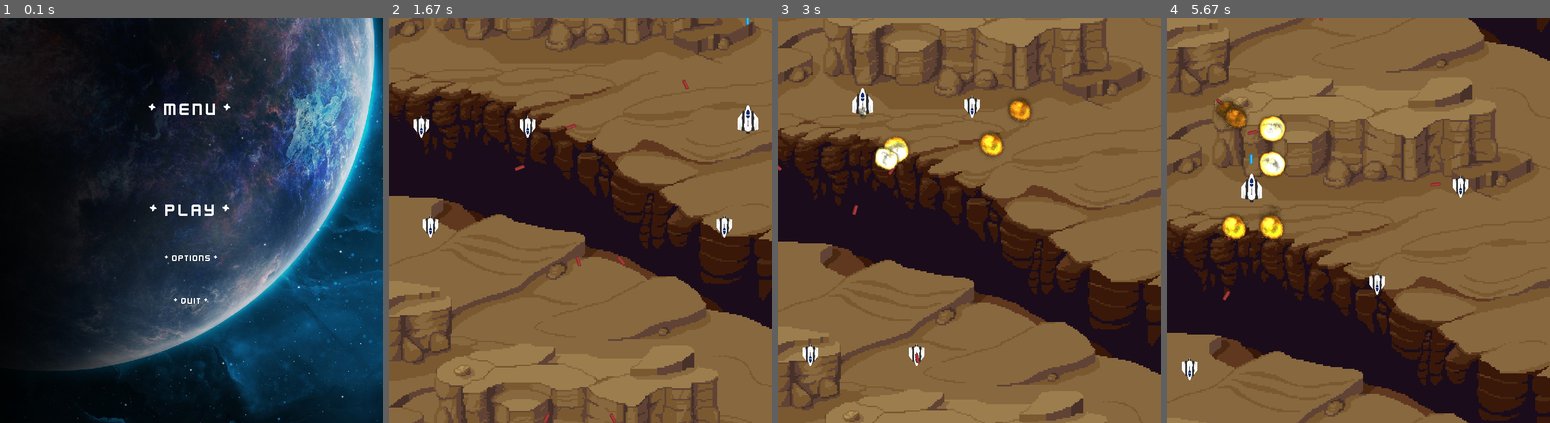
Above: before the commit, frames 1-4 (left to right).
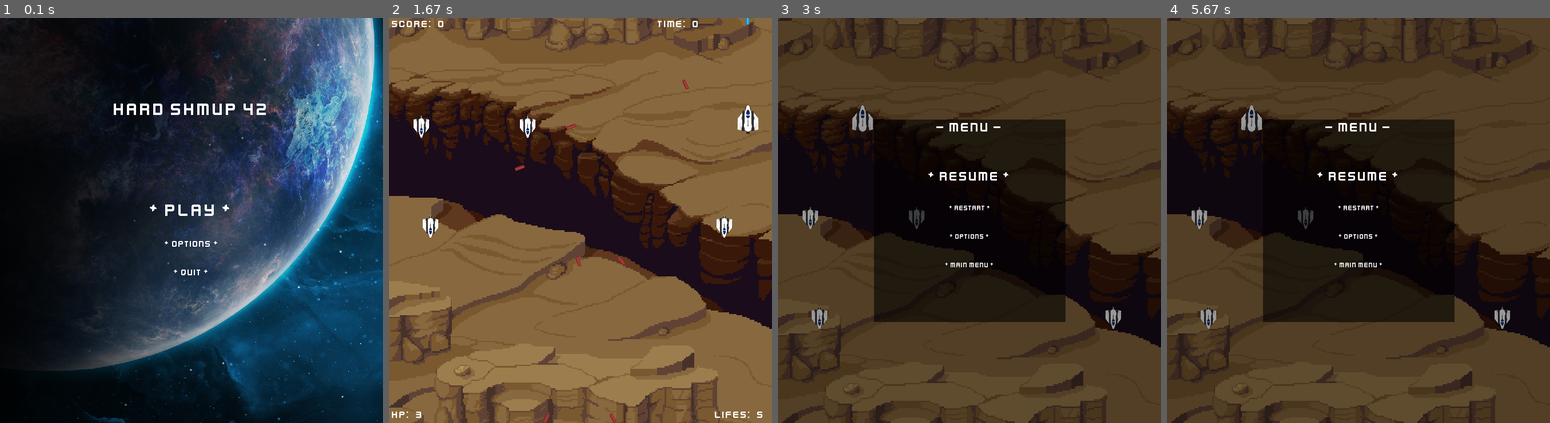
Above: after the commit, the same moments.

Repository: 2ndcouteau/Py_shmup
Game: pygame game, started from srcs/main.py
Same seed, same stepped clock (60 frames per second), same inputs: the game is played once before the commit and once after it.
Inputs:
- Up to frame 1 (0.1 s): no input
- Up to frame 2 (1.67 s): tap Enter at 0.33 s; hold Up 0.67-1.13 s; hold Right 1.17-1.63 s; tap Space at 1.23, 1.53 s
- Up to frame 3 (3 s): hold Left 1.67-2.2 s; tap Space at 1.73, 2.03, 2.3, 2.63 s; hold Down 2.23-2.53 s; tap E at 2.38 s; hold Up 2.57-2.93 s; hold Down from 2.97 s (still down)
- Up to frame 4 (5.67 s): tap Space at 3.03, 3.43, 3.77, 4.1, 4.5, 4.9, 5.23, 5.57 s; release Down at 3.33 s; hold Up 3.37-3.67 s; tap E at 3.52, 4.58, 5.65 s; hold Down 3.7-4 s; hold Up 4.03-4.4 s; hold Down 4.43-4.8 s; hold Up 4.83-5.13 s; hold Down 5.17-5.47 s; hold Up from 5.5 s (still down)

The runs differ from the first frame. In frame 1, 0.8% of the frame differs, in the area x 29-70%, y 21-71%; in frame 2, 0.3%; in frame 3, 81%; in frame 4, 90%, in the area x 0-100%, y 0-100%.

Commit message:
[ADD] Layout Game OK - hp, life, time, score [NEED] Manage back-end game layout - Partial actually [NEED] Manage death correctly

Diff:
--- a/srcs/class_Entities.py
+++ b/srcs/class_Entities.py
@@ -10,3 +10,6 @@
 		self.life = _life
 		self.speed = _speed
 		self.type = _type
+
+		self.score = 0
+		self.time = 0
--- a/srcs/class_Game.py
+++ b/srcs/class_Game.py
@@ -13,7 +13,7 @@
 from class_Enemy		import Enemy
 from class_Background	import Level_background, Level_menu_background, Main_menu_background
 # from class_Text			import Level_text, Level_menu_text, Main_menu_text
-from class_Text			import Text_main_menu, Text_level_menu
+from class_Text			import Text_main_menu, Text_level_menu, Text_game_level
 
 from constants			import (X_WINDOW,
 								Y_WINDOW,
@@ -71,14 +71,13 @@
 
 
 		self.sound_explosion = pygame.mixer.Sound(os.path.join(media_folder, 'explosion42.wav'))
-
 		self.sound_shoot = pygame.mixer.Sound(os.path.join(media_folder, 'laser51.wav'))
 
 		# self.music_channel_level = pygame.mixer.Channel(0)
 		# self.music_channel_main_menu = pygame.mixer.Channel()
 
 		music.load(os.path.join(media_folder, 'main_menu_music.wav'))
-		music.set_volume(0.05)
+		music.set_volume(0.5)
 		music.play(-1)
 
 		# self.music_level = pygame.mixer.Sound(os.path.join(media_folder, 'game_music.wav'))
@@ -129,6 +128,7 @@
 		# Level_menu_text(self, "** Main menu **", (self.level_menu_backgrounds[1].rect.x, 0), cx=True)
 		self.text_main_menu = Text_main_menu()
 		self.text_level_menu = Text_level_menu()
+		self.text_game_level = Text_game_level(self)
 		# Main_menu_text(self, "* Menu *", (X_WINDOW / 2, Y_WINDOW /2), cx=True)
 
 		# self.neutrals = []
@@ -178,6 +178,7 @@
 		# Check the list of collisions.
 		for hit in collide_list:
 			print("Collide Player Shoots with Enemies !")
+			self.player.score += 17
 			Explosion(self, hit.rect.center, randint(1, 2))
 
 
--- a/srcs/class_Layout.py
+++ b/srcs/class_Layout.py
@@ -43,6 +43,7 @@
 				# update() is faster than flip()
 			# pygame.display.update(g.all_sprites_list)
 
+		g.text_game_level.draw_text(g.window)
 		pygame.display.flip()
 
 	def draw_level_menu_sprites(self, g):
--- a/srcs/class_Player.py
+++ b/srcs/class_Player.py
@@ -10,13 +10,14 @@
 							Y_WINDOW,
 							IMG_PLAYER,
 							PLAYER_HP,
+							PLAYER_LIFES,
 							ALLIES,
 							PLAYER_SHOOT_FREQUENCY)
 
 class Player(Entities):
 
 	def __init__(self, g):
-		Entities.__init__(self, _hp = PLAYER_HP, _life = 3, _speed = 15, _type = ALLIES)
+		Entities.__init__(self, _hp = PLAYER_HP, _life = PLAYER_LIFES, _speed = 15, _type = ALLIES)
 		self.name = "Player"
 
 		self.timer = 0
--- a/srcs/class_Text.py
+++ b/srcs/class_Text.py
@@ -4,18 +4,12 @@
 import pygame
 from pygame.locals	import *
 
-from constants			import (Y_WINDOW,
-								X_WINDOW,
+from constants			import (Y_WINDOW, X_WINDOW,
 								FONT,
-								GAME,
-								MAIN_MENU,
-								LEVEL_MENU,
-								WHITE,
-								BLACK,
-								RED,
-								GREEN,
-								BLUE,
-								YELLOW)
+								GAME, MAIN_MENU, LEVEL_MENU,
+								WHITE, BLACK, RED, GREEN, BLUE, YELLOW,
+								POS_HP, POS_LIFES, POS_SCORE, POS_TIME
+								)
 
 
 class Text_line(pygame.sprite.Sprite):
@@ -57,8 +51,6 @@
 		text.pos_low = text.pos
 		text.pos_big = text.pos
 
-		print (text.rect_low)
-		print (text.rect_big)
 		if text.cx :
 			text.rect_low.centerx = X_WINDOW / 2
 			text.rect_big.centerx = X_WINDOW / 2
@@ -79,27 +71,6 @@
 			text.rect_low.y += text.pos_low[1]
 			text.rect_big.y += text.pos_big[1]
 
-#
-# class Level_text(Text):
-# 	def __init__(self, g, msg, pos, cx=False, cy=False):
-# 		Text.__init__(self, g, msg, pos, cx, cy)
-#
-# 		g.sprites_level_text.add(self)
-#
-#
-# class Level_menu_text(Text):
-# 	def __init__(self, g, msg, pos, cx=False, cy=False):
-# 		pos = (g.level_menu_backgrounds[1].rect.x + pos[0], g.level_menu_backgrounds[1].rect.y + pos[1])
-# 		Text.__init__(self, g, msg, pos, cx, cy)
-#
-# 		g.sprites_level_menu_text.add(self)
-
-#
-# class Main_menu_text_elem(Text):
-# 	def __init__(self, g, msg, pos, cx=False, cy=False):
-# 		Text.__init__(self, g, msg, pos, cx , cy)
-
-		# g.sprites_main_menu_text.add(self)
 class Text():
 	def __init__(self):
 		self.all_text = []
@@ -108,31 +79,11 @@
 		for text in self.all_text:
 			window.blit(text.image, text.rect)
 
-	#
-	# font = pygame.font.Font(font_name, size)
-	# text_surface = font.render(text, True, WHITE)
-	# text_rect = text_surface.get_rect()
-	# text_rect.midtop = (x, y)
-	# surf.blit(text_surface, text_rect)
-
-
-class Text_level_menu(Text):
+class Text_menu():
 	def __init__(self):
-		Text.__init__(self)
-
-		self.y_offset_pos = 75
+		self.y_offset_pos = 50
 		self.prev_pos = 1
 		self.new_pos = 1
-		self.title_font_size = 24
-		self.font_size = 12
-
-		self.all_text.append(Text_line(self.title_font_size, "- Menu -", ((X_WINDOW / 2), Y_WINDOW / 4), cx=True, cy=False))
-		self.all_text.append(Text_line(self.font_size, "* Resume *", ((X_WINDOW / 2), (Y_WINDOW / 2) - (self.y_offset_pos * 1) - 15), cx=True, selected=True))
-		self.all_text.append(Text_line(self.font_size, "* Restart *", ((X_WINDOW / 2), (Y_WINDOW / 2) + (self.y_offset_pos * 0) - 15), cx=True, selected=False))
-		self.all_text.append(Text_line(self.font_size, "* Options *", ((X_WINDOW / 2), (Y_WINDOW / 2) + (self.y_offset_pos * 1) - 15), cx=True, selected=False))
-		self.all_text.append(Text_line(self.font_size, "* Main Menu *", ((X_WINDOW / 2), (Y_WINDOW / 2) + (self.y_offset_pos * 2) - 15), cx=True, selected=False))
-
-		self.len_all_text = len(self.all_text)
 
 	def move_up(self):
 		if (self.new_pos > 1):
@@ -146,25 +97,6 @@
 		else:
 			self.new_pos = 1
 
-	# def update_position_text(self, text):
-	#
-	# 	text.size = text.image.get_size()
-	# 	text.rect.centerx = (X_WINDOW / 2)
-	# 	print ("rect X center == ", str(text.rect.centerx))
-		# if size_up :
-		# 	text.pos[0] -= text.size[0] / 2
-		# 	text.pos[1] -= text.size[1] / 2
-		# else :
-		# 	text.pos[0] += text.size[0] / 2
-		# 	text.pos[1] += text.size[1] / 2
-		#
-		# 	text.rect.x = text.pos[0]
-		# 	text.rect.y = text.pos[1]
-
-		# tmp = text.new_size
-		# text.new_size = text.old_size
-		# text.old_size = tmp
-
 	def update(self):
 		# self.draw_text()
 
@@ -177,85 +109,68 @@
 
 			self.prev_pos = self.new_pos
 
-			# self.all_text[self.prev_pos].image = self.all_text[self.prev_pos].font_low.render(self.all_text[self.prev_pos].text, True, WHITE)
-			# self.update_position_text(self.all_text[self.prev_pos])#, size_up=False)
-			# self.position_text(list(self.all_text[self.prev_pos].pos), self.all_text[self.prev_pos].cx, self.all_text[self.prev_pos].cy)
+class Text_game():
+	def __init__(self):
+		self.x_right_time_offset = 200
+		self.x_right_life_offset = 100
+		self.x_left_offset = 5
+		self.y_bottom_offset = 25
 
-			# self.all_text[self.new_pos].image = self.all_text[self.new_pos].font_big.render(self.all_text[self.new_pos].text, True, WHITE)
-			# self.update_position_text(self.all_text[self.new_pos])#, size_up=True)
-			# self.position_text(list(self.all_text[self.new_pos].pos), self.all_text[self.new_pos].cx, self.all_text[self.new_pos].cy)
+	def update(self):
+		self.all_text[POS_HP] = Text_line(self.font_size, ' '.join(["Hp: ", str(self.g.player.hp)]), (self.x_left_offset, Y_WINDOW - self.y_bottom_offset), cx=False, cy=False)
+		self.all_text[POS_LIFES] = Text_line(self.font_size, ' '.join(["Lifes: ", str(self.g.player.life)]), ((X_WINDOW - self.x_right_life_offset), Y_WINDOW - self.y_bottom_offset), cx=False, cy=False)
+		self.all_text[POS_SCORE] = Text_line(self.font_size, ' '.join(["Score: ", str(self.g.player.score)]), (self.x_left_offset, 0), cx=False, cy=False)
+		self.all_text[POS_TIME] = Text_line(self.font_size, ' '.join(["Time: ", str(self.g.player.time)]), (X_WINDOW - self.x_right_time_offset, 0), cx=False, cy=False)
 
 
+class Text_game_level(Text, Text_game):
+	def __init__(self, g):
+		Text.__init__(self)
+		Text_game.__init__(self)
+
+		self.title_font_size = 24
+		self.font_size = 18
+		self.g = g
 
 
-class Text_main_menu(Text):
+		self.all_text.insert(POS_HP, Text_line(self.font_size, ' '.join(["Hp:", str(g.player.hp)]), (self.x_left_offset, Y_WINDOW - self.y_bottom_offset), cx=False, cy=False))
+		self.all_text.insert(POS_LIFES, Text_line(self.font_size, ' '.join(["Lifes:", str(g.player.life)]), ((X_WINDOW - 100), Y_WINDOW - self.y_bottom_offset), cx=False, cy=False))
+		self.all_text.insert(POS_SCORE, Text_line(self.font_size, ' '.join(["Score:", str(g.player.score)]), (self.x_left_offset, 0), cx=False, cy=False))
+		self.all_text.insert(POS_TIME, Text_line(self.font_size, ' '.join(["Time:", str(g.player.time)]), (X_WINDOW - 100, 0), cx=False, cy=False))
+
+		# self.all_text.append(Text_line(self.title_font_size, "- Menu -", ((X_WINDOW / 2), Y_WINDOW / 4), cx=True, cy=False))
+		self.len_all_text = len(self.all_text)
+
+
+class Text_level_menu(Text, Text_menu):
 	def __init__(self):
 		Text.__init__(self)
+		Text_menu.__init__(self)
 
-		self.y_offset_pos = 75
-		self.prev_pos = 1
-		self.new_pos = 1
+		self.title_font_size = 24
+		self.font_size = 12
+
+		self.all_text.append(Text_line(self.title_font_size, "- Menu -", ((X_WINDOW / 2), Y_WINDOW / 4), cx=True, cy=False))
+		self.all_text.append(Text_line(self.font_size, "* Resume *", ((X_WINDOW / 2), (Y_WINDOW / 2) - (self.y_offset_pos * 1) - 15), cx=True, selected=True))
+		self.all_text.append(Text_line(self.font_size, "* Restart *", ((X_WINDOW / 2), (Y_WINDOW / 2) + (self.y_offset_pos * 0) - 15), cx=True, selected=False))
+		self.all_text.append(Text_line(self.font_size, "* Options *", ((X_WINDOW / 2), (Y_WINDOW / 2) + (self.y_offset_pos * 1) - 15), cx=True, selected=False))
+		self.all_text.append(Text_line(self.font_size, "* Main Menu *", ((X_WINDOW / 2), (Y_WINDOW / 2) + (self.y_offset_pos * 2) - 15), cx=True, selected=False))
+
+		self.len_all_text = len(self.all_text)
+
+
+class Text_main_menu(Text, Text_menu):
+	def __init__(self):
+		Text.__init__(self)
+		Text_menu.__init__(self)
+
 		self.title_font_size = 32
 		self.font_size = 16
 
-		self.all_text.append(Text_line(self.title_font_size, "* Menu *", ((X_WINDOW / 2), Y_WINDOW / 4), cx=True))
+		self.all_text.append(Text_line(self.title_font_size, "Hard SHMUP 42", ((X_WINDOW / 2), Y_WINDOW / 4), cx=True))
 		self.all_text.append(Text_line(self.font_size, "* Play *", ((X_WINDOW / 2), (Y_WINDOW / 2) + (self.y_offset_pos * 0)), cx=True, selected=True))
 		self.all_text.append(Text_line(self.font_size, "* Options *", ((X_WINDOW / 2), (Y_WINDOW / 2) + (self.y_offset_pos * 1)), cx=True, selected=False))
 		self.all_text.append(Text_line(self.font_size, "* Quit *", ((X_WINDOW / 2), (Y_WINDOW / 2) + (self.y_offset_pos * 2)), cx=True, selected=False))
 
+
 		self.len_all_text = len(self.all_text)
-
-	def move_up(self):
-		if (self.new_pos > 1):
-			self.new_pos -= 1
-		else:
-			self.new_pos = self.len_all_text - 1
-
-	def move_down(self):
-		if (self.new_pos < self.len_all_text - 1):
-			self.new_pos += 1
-		else:
-			self.new_pos = 1
-
-	def update_position_text(self, text):#, size_up):
-		#cx= center_x, cy= center_y
-		print (text.text, str(text.pos))
-		print(text.size)
-
-		print ("WINDOW X Center == ", str(X_WINDOW / 2))
-		text.size = text.image.get_size()
-		text.rect.centerx = (X_WINDOW / 2)# - (text.size[0] / 2)
-		print ("rect X center == ", str(text.rect.centerx))
-		# if size_up :
-		# 	text.pos[0] -= text.size[0] / 2
-		# 	text.pos[1] -= text.size[1] / 2
-		# else :
-		# 	text.pos[0] += text.size[0] / 2
-		# 	text.pos[1] += text.size[1] / 2
-		#
-		# 	text.rect.x = text.pos[0]
-		# 	text.rect.y = text.pos[1]
-
-		# tmp = text.new_size
-		# text.new_size = text.old_size
-		# text.old_size = tmp
-
-	def update(self):
-		# self.draw_text()
-
-		if self.prev_pos != self.new_pos:
-			self.all_text[self.prev_pos].image = self.all_text[self.prev_pos].image_low
-			self.all_text[self.prev_pos].rect = self.all_text[self.prev_pos].rect_low
-
-			self.all_text[self.new_pos].image = self.all_text[self.new_pos].image_big
-			self.all_text[self.new_pos].rect = self.all_text[self.new_pos].rect_big
-
-			# self.all_text[self.prev_pos].image = self.all_text[self.prev_pos].font_low.render(self.all_text[self.prev_pos].text, True, WHITE)
-			# self.update_position_text(self.all_text[self.prev_pos])#, size_up=False)
-			# self.position_text(list(self.all_text[self.prev_pos].pos), self.all_text[self.prev_pos].cx, self.all_text[self.prev_pos].cy)
-
-			# self.all_text[self.new_pos].image = self.all_text[self.new_pos].font_big.render(self.all_text[self.new_pos].text, True, WHITE)
-			# self.update_position_text(self.all_text[self.new_pos])#, size_up=True)
-			# self.position_text(list(self.all_text[self.new_pos].pos), self.all_text[self.new_pos].cx, self.all_text[self.new_pos].cy)
-
-			self.prev_pos = self.new_pos
--- a/srcs/constants.py
+++ b/srcs/constants.py
@@ -62,6 +62,13 @@
 EXPLOSION_FRAME_RATE = 1000 / 60
 
 
-PLAYER_HP = 100000000
+PLAYER_HP = 3
+PLAYER_LIFES = 5
+
+POS_HP = 0
+POS_LIFES = 1
+POS_SCORE = 2
+POS_TIME = 3
+
 # CONTINUES = 3
 # SPEED = 15
--- a/srcs/main.py
+++ b/srcs/main.py
@@ -35,6 +35,7 @@
 			g.collide_management()
 
 			g.sprites_explosions.update()
+			g.text_game_level.update()
 			Layout.draw_game_sprites(Layout, g)
 
 		elif (g.mode is LEVEL_MENU):
Not shown, changed: todo.md
